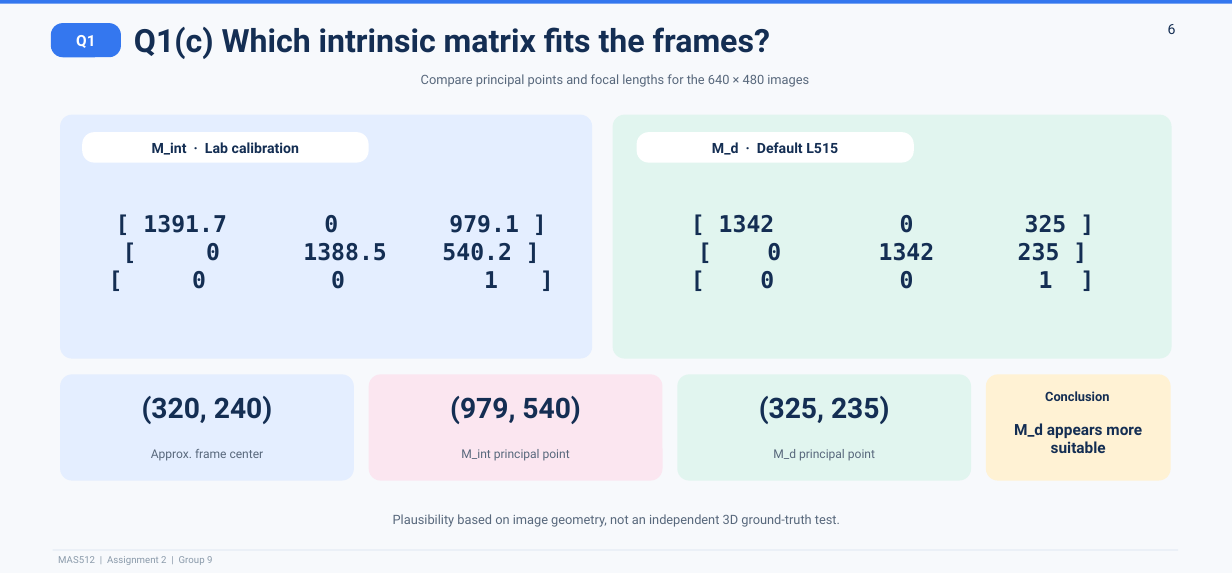
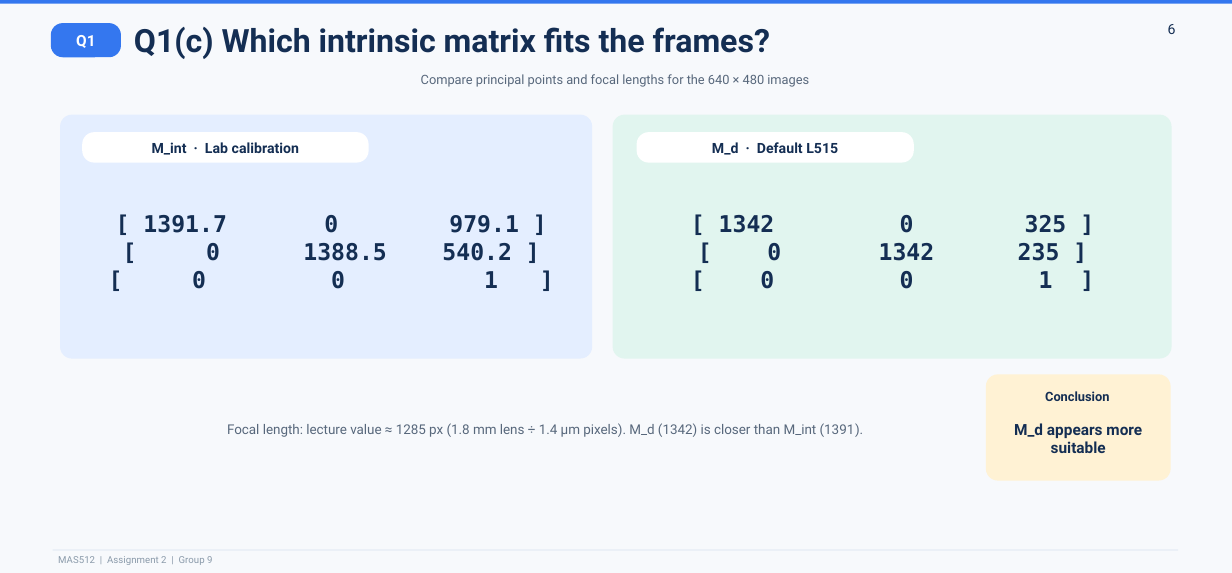
Before and after one commit to hedheddaw-stack/MAS512_Group9, a slide deck: slide 6 of MAS512_Assignment_2_gr9.pptx. Drawn at 1232x573 pixels with LibreOffice and Linux fonts; fonts in the diff are those of the drawing. Boxes give left, top, right and bottom in pixels: in the first picture for what was removed or moved away, otherwise in the second. Text is boxed around its words. In the diff, an @@ line names an element or a change of style, - is before the commit and + after.

```diff
--- a/MAS512_Assignment_2_gr9.pptx
+++ b/MAS512_Assignment_2_gr9.pptx
@@ rounded rectangle removed at (x1=60, y1=374, x2=354, y2=481) @@
@@ rounded rectangle removed at (x1=369, y1=374, x2=663, y2=481) @@
@@ rounded rectangle removed at (x1=677, y1=374, x2=971, y2=481) @@
@@ text removed at (x1=142, y1=396, x2=272, y2=424) @@
-(320, 240)
@@ text removed at (x1=450, y1=396, x2=580, y2=424) @@
-(979, 540)
@@ text removed at (x1=759, y1=396, x2=889, y2=424) @@
-(325, 235)
@@ text removed at (x1=151, y1=449, x2=264, y2=461) @@
-Approx. frame center
@@ text added at (x1=227, y1=423, x2=864, y2=437), 10.5 pt, text #58687C @@
+Focal length: lecture value ≈ 1285 px (1.8 mm lens ÷ 1.4 µm pixels). M_d (1342) is closer than M_int (1391).
@@ text removed at (x1=461, y1=449, x2=570, y2=461) @@
-M_int principal point
@@ text removed at (x1=773, y1=449, x2=875, y2=461) @@
-M_d principal point
@@ text removed at (x1=393, y1=514, x2=840, y2=527) @@
-Plausibility based on image geometry, not an independent 3D ground-truth test.
```
Also in this commit, not shown: 10 other slides changed, 1 slide added, 1 slide removed.
